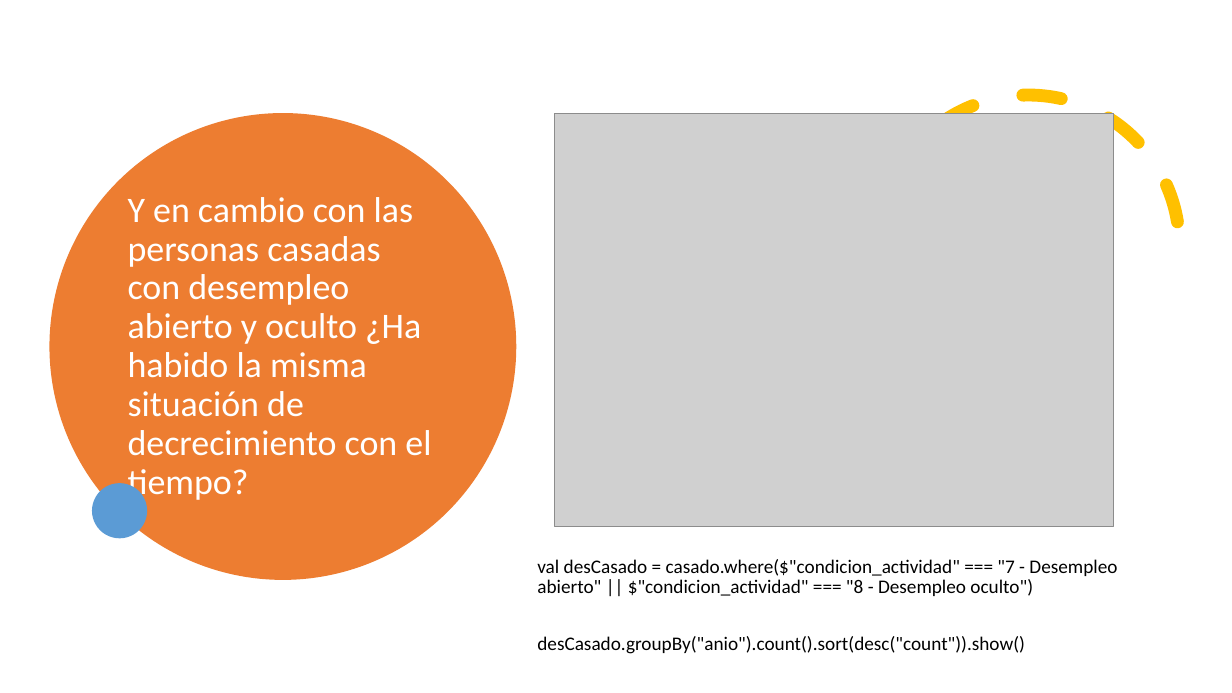
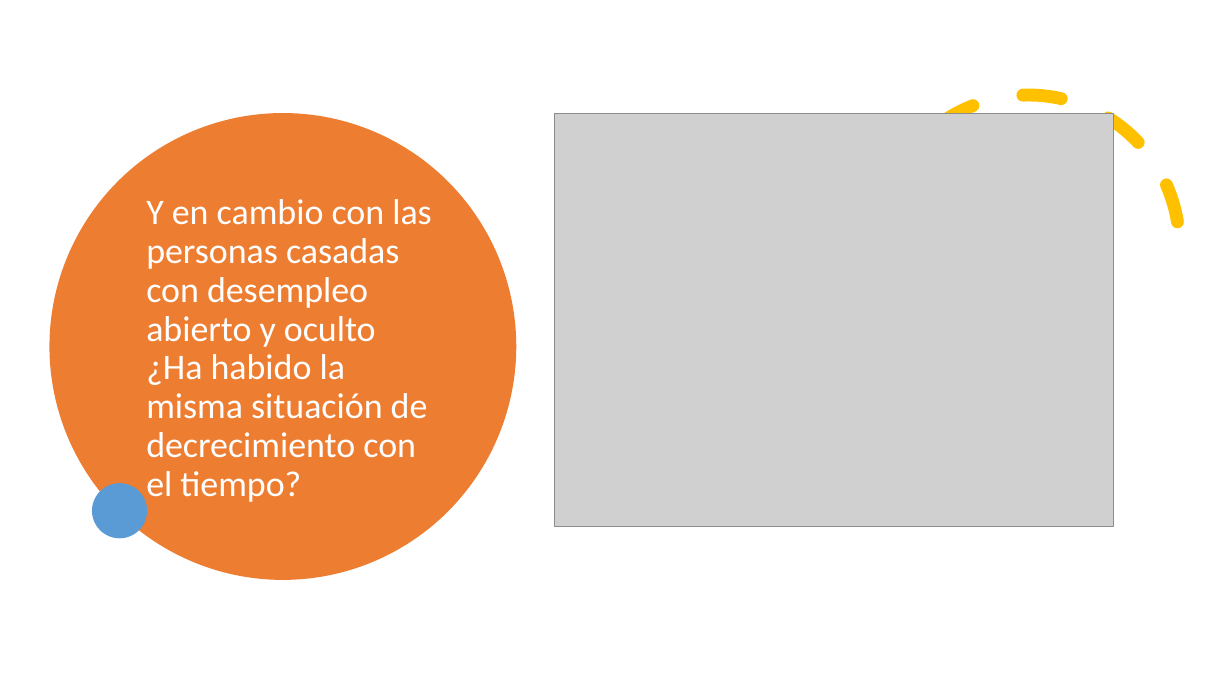
Before and after one commit to vysery98/proyectoIntegrador_IV, a slide deck: slide 19 of Presentación.pptx (slide 20 before the commit). Drawn at 1232x693 pixels with LibreOffice and Linux fonts; fonts in the diff are those of the drawing; grey boxes stand for pictures. Boxes give left, top, right and bottom in pixels: in the first picture for what was removed or moved away, otherwise in the second. Text is boxed around its words. In the diff, an @@ line names an element or a change of style, - is before the commit and + after.

```diff
--- a/Presentación.pptx
+++ b/Presentación.pptx
@@ title "Y en cambio con las ..." rewrapped from (128, 197, 431, 503) to (146, 199, 431, 505) @@
@@ text removed at (537, 559, 1117, 654) @@
-val desCasado = casado.where($"condicion_actividad" === "7 - Desempleo abierto" || $"condicion_actividad" === "8 - Desempleo oculto")
-desCasado.groupBy("anio").count().sort(desc("count")).show()
```
Also in this commit, not shown: 13 other slides changed, 6 slides added, 3 slides removed, 2 other files.
